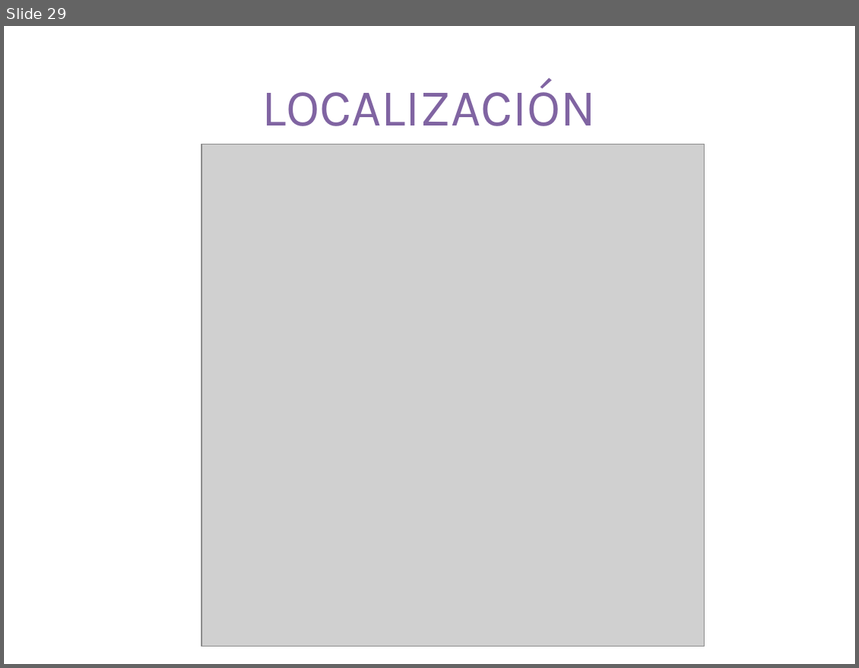
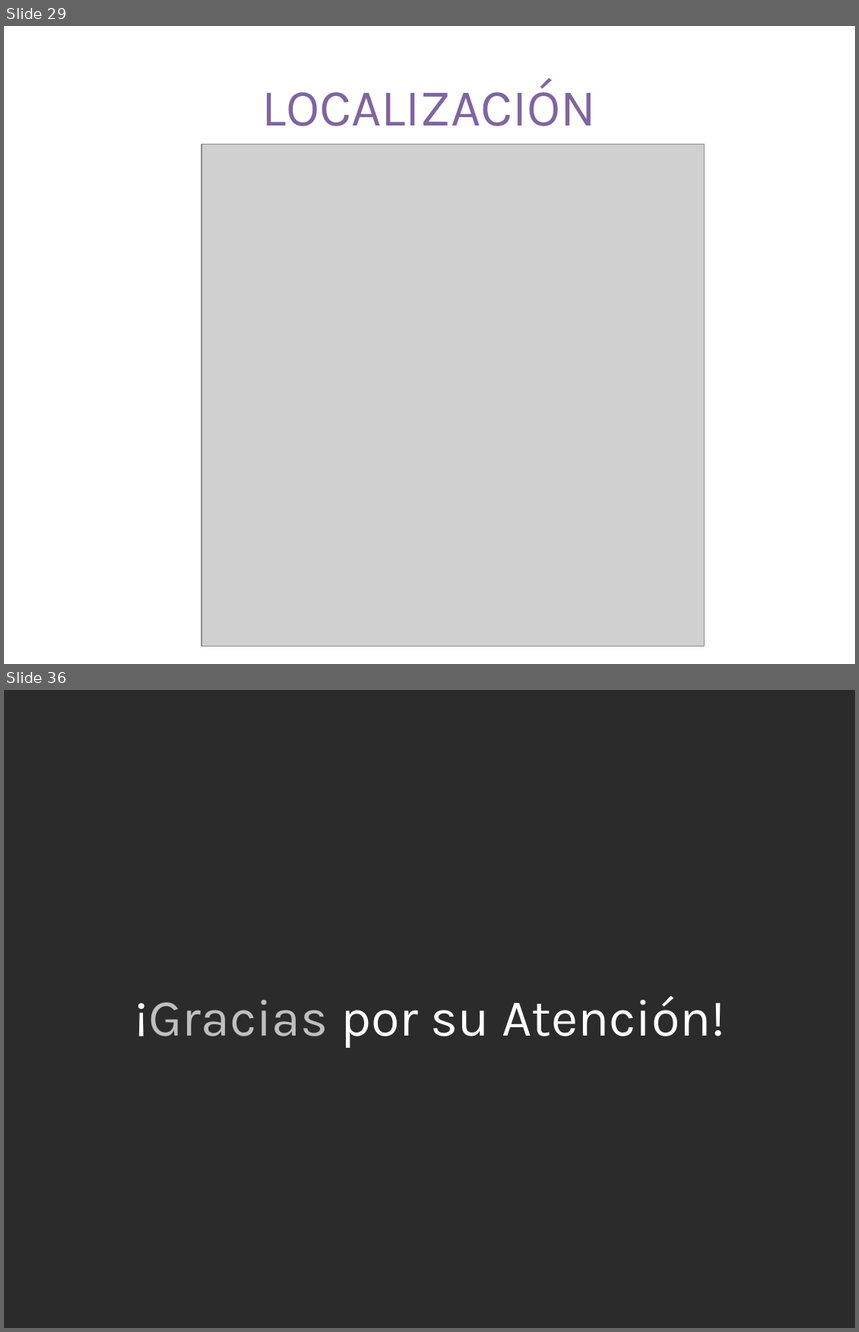
Before and after one commit to aviary-developer/blissey, a slide deck: Documentos/Perfil.pptx. Shown one above the other, each under a label of ours: slide 29 before the commit, slides 29 and 36 after it; the slides between them are not shown. The pictures are 859x668 and 859x1332 pixels, drawn with LibreOffice and Linux fonts; fonts in the diff are those of the drawing; grey boxes stand for pictures; background and template pictures are left out; a plain dark background stands for a picture behind light text. Boxes give left, top, right and bottom in pixels: in the first picture for what was removed or moved away, otherwise in the second. Text is boxed around its words. In the diff, an @@ line names an element or a change of style, - is before the commit and + after.

```diff
--- a/Documentos/Perfil.pptx
+++ b/Documentos/Perfil.pptx
@@ slide 36 added at box(4, 690, 855, 1328), background picture (left out) @@
@@ title added at box(135, 996, 726, 1048), 44 pt, text #FFFFFF @@
+¡Gracias por su Atención!
```
Also in this commit, not shown: 10 slides changed, 6 other slides added, 1 slide removed.
